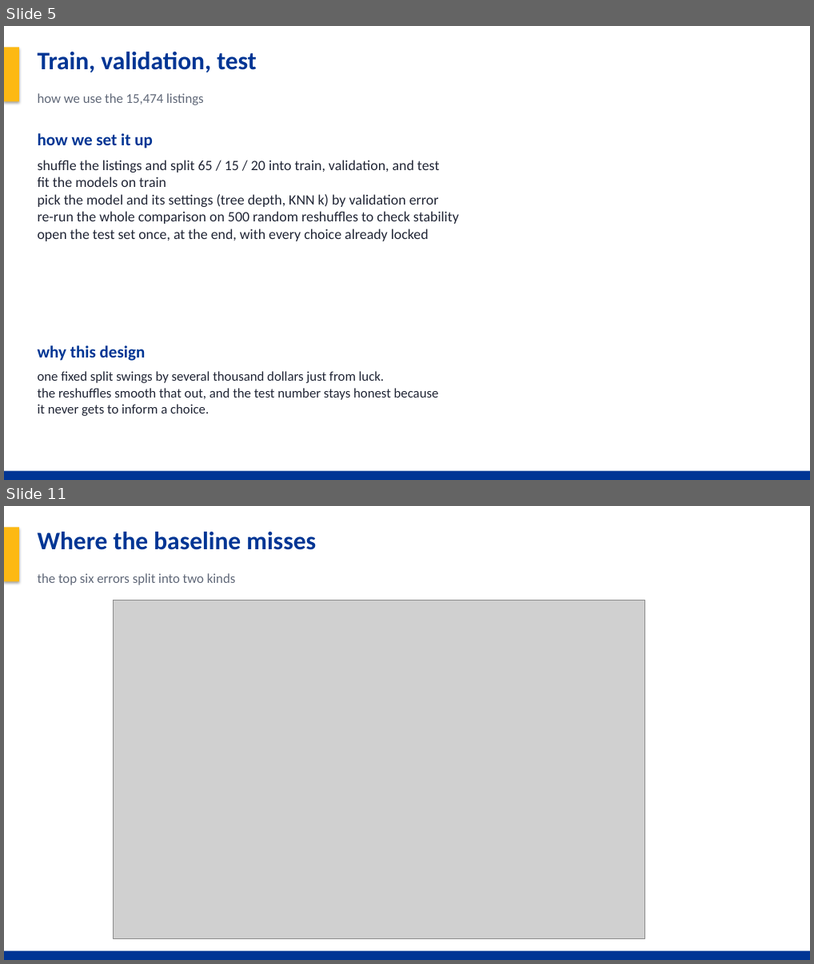
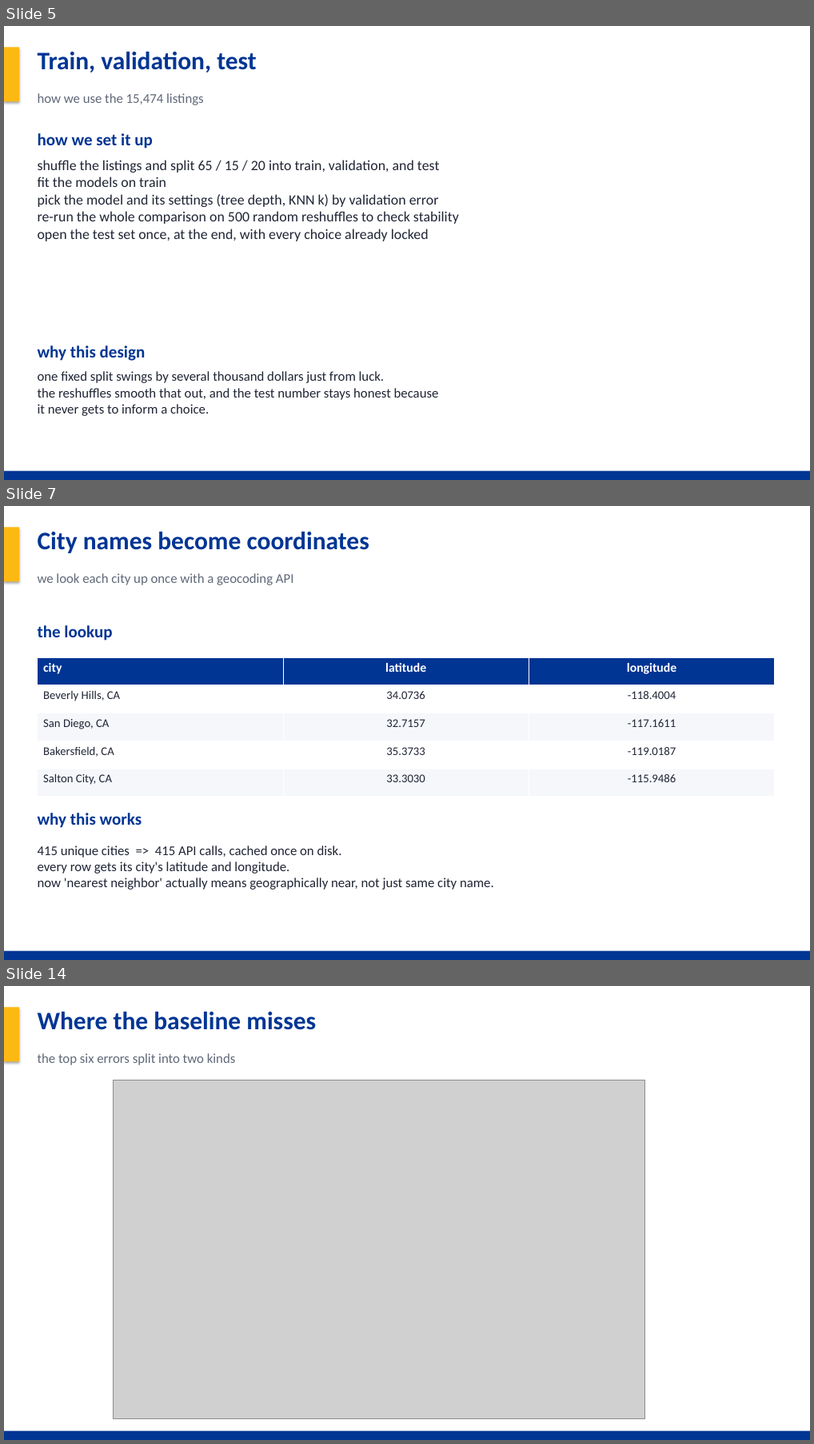
Before and after one commit to Noah-Gallego/house-price-4450-final, a slide deck: HousePrice_Final_Project.pptx. Shown one above the other, each under a label of ours: slides 5 and 11 before the commit, slides 5, 7 and 14 after it; the slides between them are not shown. The pictures are 814x964 and 814x1444 pixels, drawn with LibreOffice and Linux fonts; fonts in the diff are those of the drawing; grey boxes stand for pictures. Boxes give left, top, right and bottom in pixels: in the first picture for what was removed or moved away, otherwise in the second. Text is boxed around its words. In the diff, an @@ line names an element or a change of style, - is before the commit and + after.

```diff
--- a/HousePrice_Final_Project.pptx
+++ b/HousePrice_Final_Project.pptx
@@ slide 7 added at bbox=[4, 506, 810, 960], background #FFFFFF @@
@@ rectangle added at bbox=[4, 506, 810, 960], fill #FFFFFF @@
@@ rectangle added at bbox=[4, 527, 19, 582], fill #FDB913 @@
@@ text added at bbox=[38, 532, 370, 553], 30 pt, text #003594, bold @@
+City names become coordinates
@@ text added at bbox=[38, 573, 294, 585], 16 pt, text #606878 @@
+we look each city up once with a geocoding API
@@ text added at bbox=[38, 625, 112, 640], 20 pt, text #003594, bold @@
+the lookup
@@ table added at bbox=[38, 657, 776, 796], 5 rows, 3 columns @@
+city | latitude | longitude
+Beverly Hills, CA | 34.0736 | -118.4004
+San Diego, CA | 32.7157 | -117.1611
+Bakersfield, CA | 35.3733 | -119.0187
+Salton City, CA | 33.3030 | -115.9486
@@ text added at bbox=[38, 812, 142, 828], 20 pt, text #003594, bold @@
+why this works
@@ text added at bbox=[38, 845, 494, 889], 16 pt, text #202535 @@
+415 unique cities => 415 API calls, cached once on disk.
+every row gets its city's latitude and longitude.
+now 'nearest neighbor' actually means geographically near, not just same city name.
@@ rectangle added at bbox=[4, 951, 810, 960], fill #003594 @@
@@ what was slide 11 is now slide 14 @@
```
Also in this commit, not shown: 2 slides changed, 5 other slides added, 3 slides removed, 13 other files.
